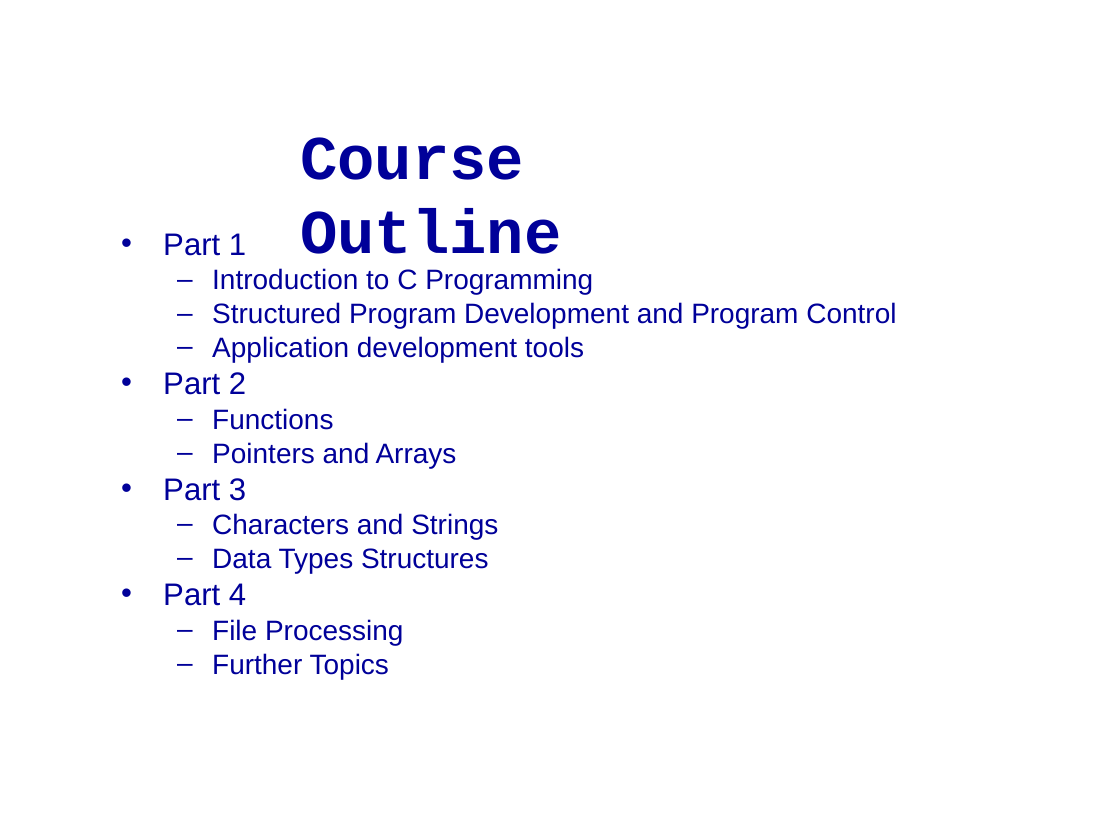
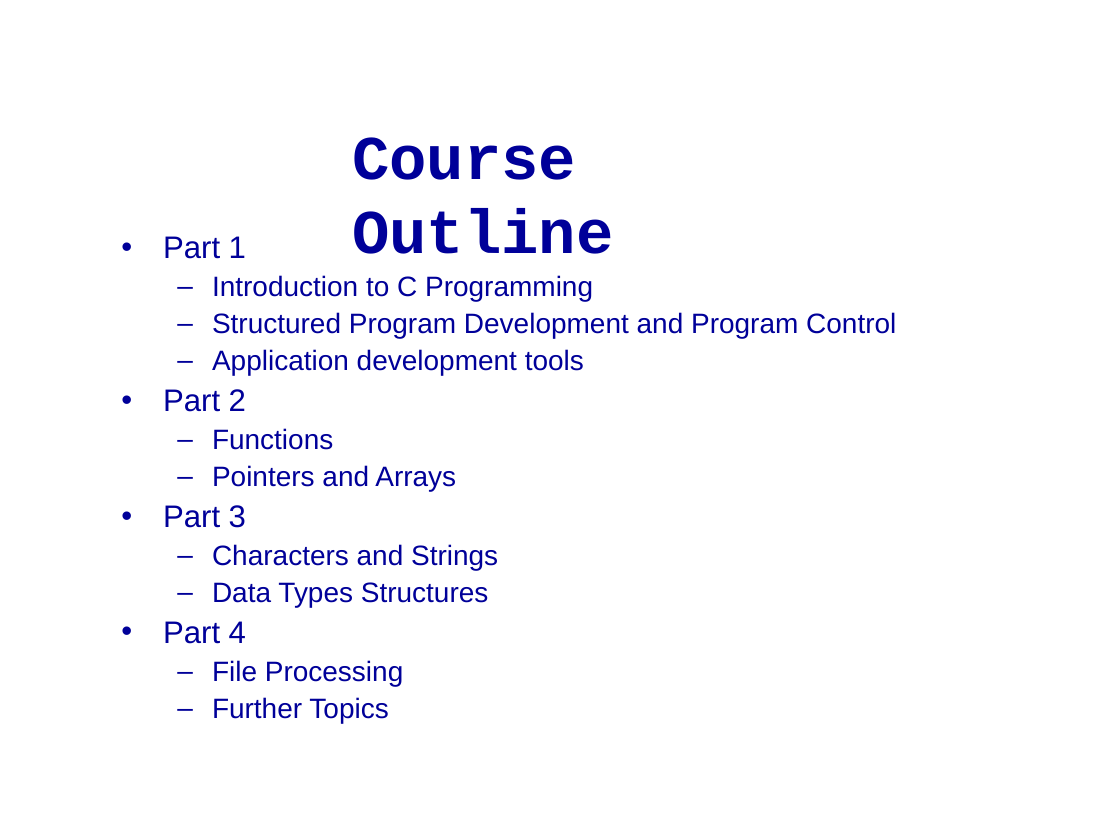
Before and after one commit to mikeg64/iome, a slide deck: slide 2 of src/examples/course/c/presentation/IntrotoC1.ppt. Drawn at 1120x840 pixels with LibreOffice and Linux fonts; fonts in the diff are those of the drawing; background and template pictures are left out. Boxes give left, top, right and bottom in pixels: in the first picture for what was removed or moved away, otherwise in the second. Text is boxed around its words. In the diff, an @@ line names an element or a change of style, - is before the commit and + after.

```diff
--- a/src/examples/course/c/presentation/IntrotoC1.ppt
+++ b/src/examples/course/c/presentation/IntrotoC1.ppt
@@ text "Course Outline" rewrapped from box(300, 137, 561, 270) to box(352, 137, 613, 254) @@
@@ text "Part 1" at box(163, 236, 896, 723): indent changed; line spacing 0.8 to 0.9 @@
```
Also in this commit, not shown: 42 other slides changed, 2 slides added, 15 other files.
